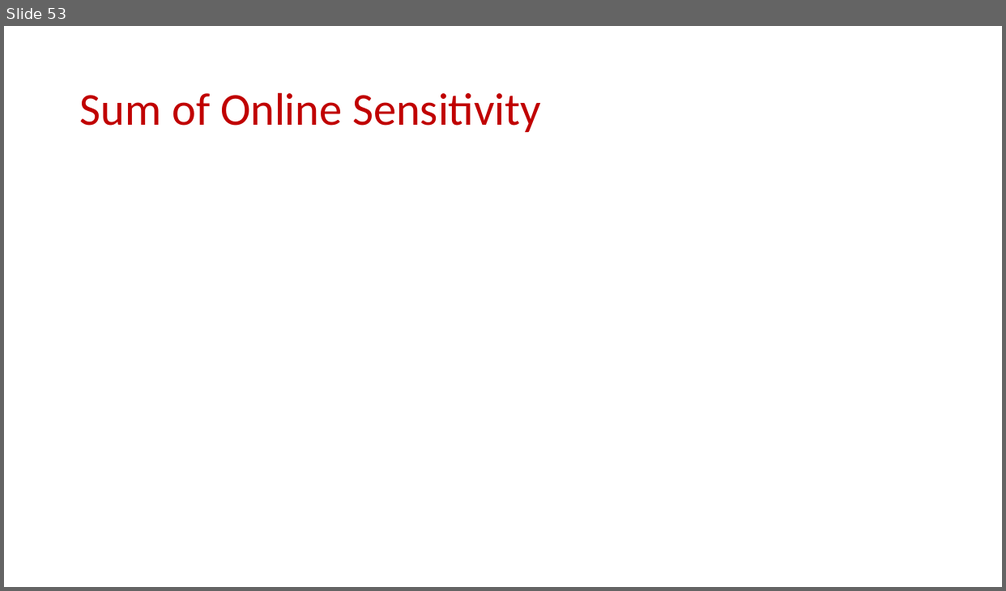
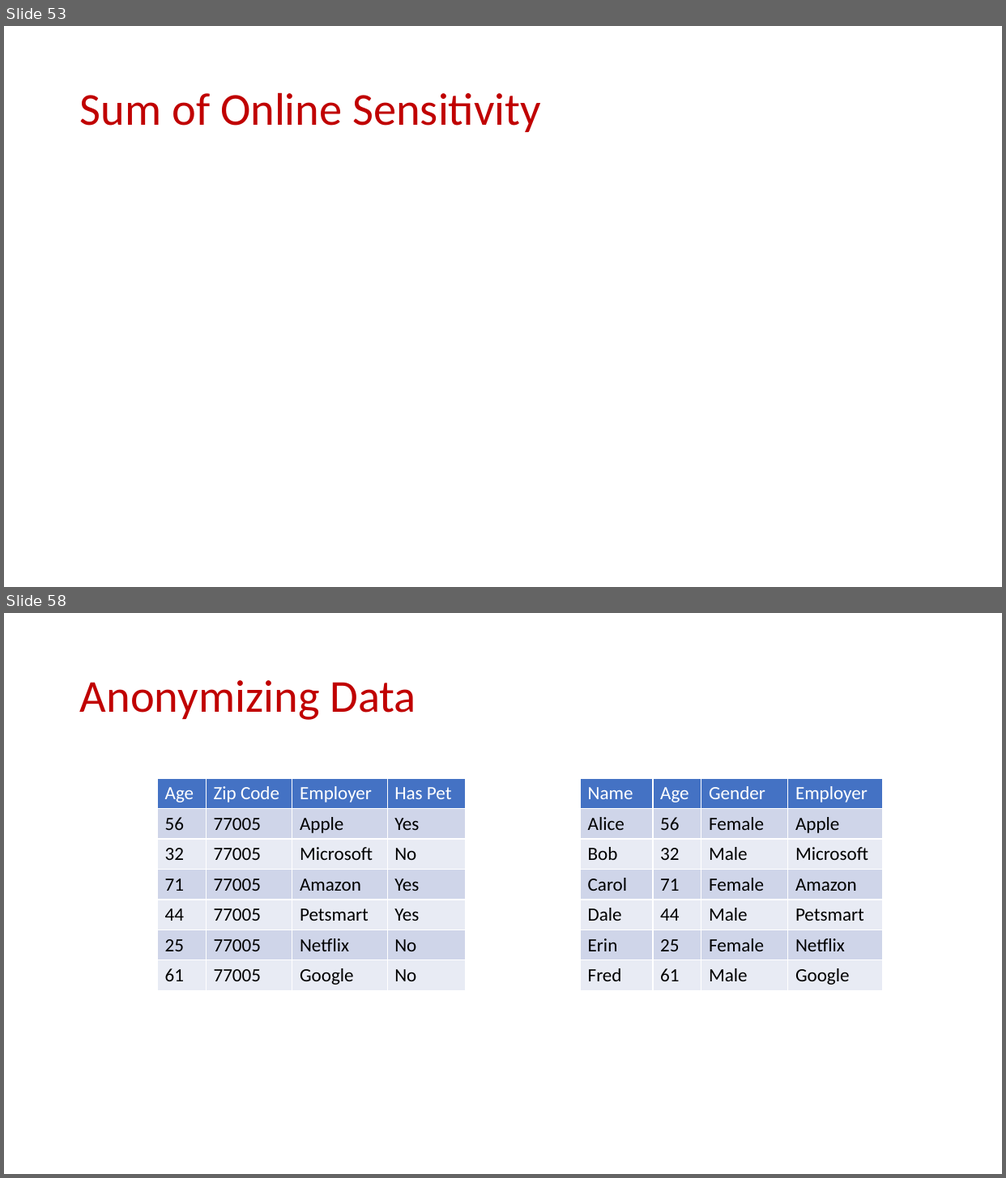
Before and after one commit to samsonzhou/samsonzhou.github.io, a slide deck: CSCE689-23/L22.pptx. Shown one above the other, each under a label of ours: slide 53 before the commit, slides 53 and 58 after it; the slides between them are not shown. The pictures are 1006x591 and 1006x1178 pixels, drawn with LibreOffice and Linux fonts; fonts in the diff are those of the drawing; grey boxes stand for pictures. Boxes give left, top, right and bottom in pixels: in the first picture for what was removed or moved away, otherwise in the second. Text is boxed around its words. In the diff, an @@ line names an element or a change of style, - is before the commit and + after.

```diff
--- a/CSCE689-23/L22.pptx
+++ b/CSCE689-23/L22.pptx
@@ slide 58 added at [4, 613, 1002, 1174], background #FFFFFF @@
@@ title added at [80, 680, 416, 720], 44 pt, text #C00000 @@
+Anonymizing Data
@@ table added at [157, 778, 466, 991], 7 rows, 4 columns @@
+Age | Zip Code | Employer | Has Pet
+56 | 77005 | Apple | Yes
+32 | 77005 | Microsoft | No
+71 | 77005 | Amazon | Yes
+44 | 77005 | Petsmart | Yes
+25 | 77005 | Netflix | No
+61 | 77005 | Google | No
@@ table added at [581, 778, 884, 991], 7 rows, 4 columns @@
+Name | Age | Gender | Employer
+Alice | 56 | Female | Apple
+Bob | 32 | Male | Microsoft
+Carol | 71 | Female | Amazon
+Dale | 44 | Male | Petsmart
+Erin | 25 | Female | Netflix
+Fred | 61 | Male | Google
```
Also in this commit, not shown: 20 other slides added.
